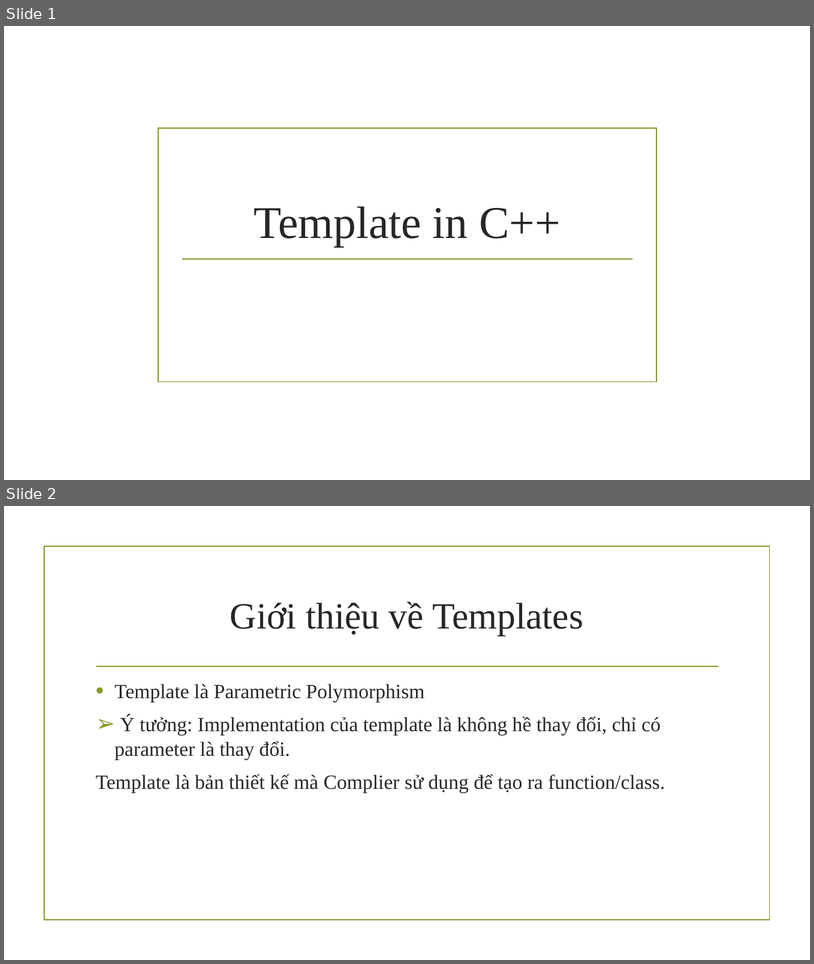
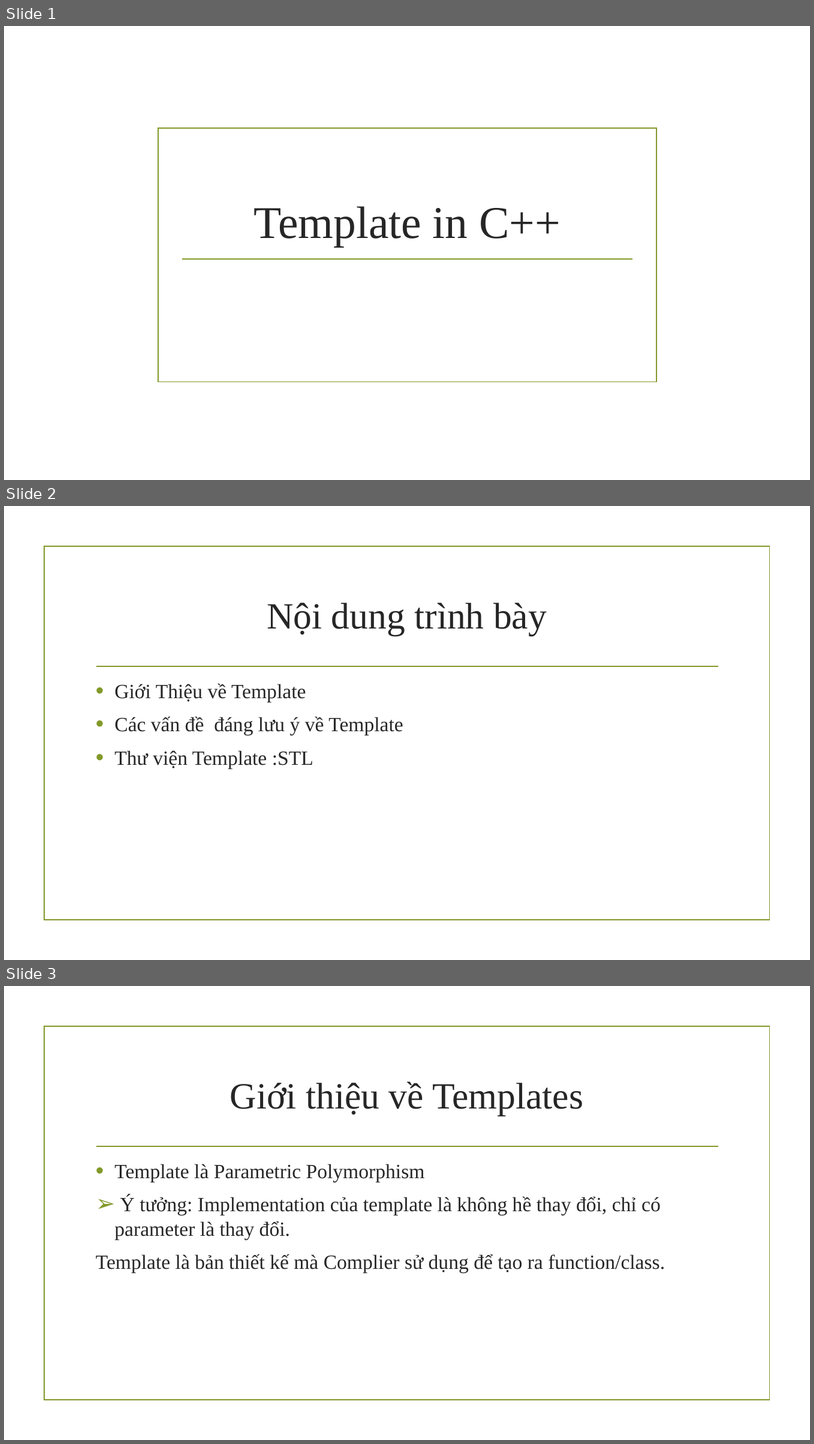
Before and after one commit to ThanhCong598/C-Programming, a slide deck: Template in C++.pptx. Shown one above the other, each under a label of ours: slides 1 and 2 before the commit, slides 1, 2 and 3 after it. The pictures are 814x964 and 814x1444 pixels, drawn with LibreOffice and Linux fonts; fonts in the diff are those of the drawing; background and template pictures are left out. Boxes give left, top, right and bottom in pixels: in the first picture for what was removed or moved away, otherwise in the second. Text is boxed around its words. In the diff, an @@ line names an element or a change of style, - is before the commit and + after.

Commit message:
Add files via upload
fix

```diff
--- a/Template in C++.pptx
+++ b/Template in C++.pptx
@@ slide 2 added at (4,506,810,960), background picture (left out); not listed: 2 template elements that a slide beside it also shows @@
@@ title added at (267,603,547,636), 44 pt, text #262626 @@
+Nội dung trình bày
@@ text added at (114,683,403,768), 24 pt, text #262626 @@
+• Giới Thiệu về Template
+• Các vấn đề đáng lưu ý về Template
+• Thư viện Template :STL
@@ what was slide 2 is now slide 3 @@
```
Also in this commit, not shown: 1 slide removed.
